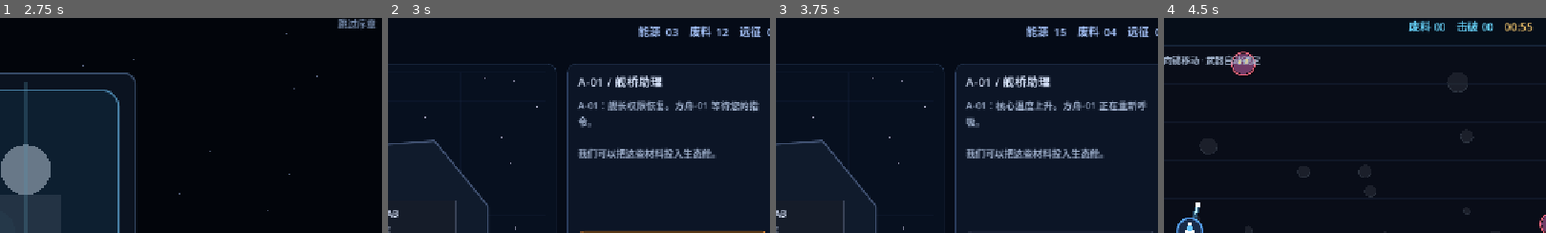
Above: before the commit, frames 1-4 (left to right).
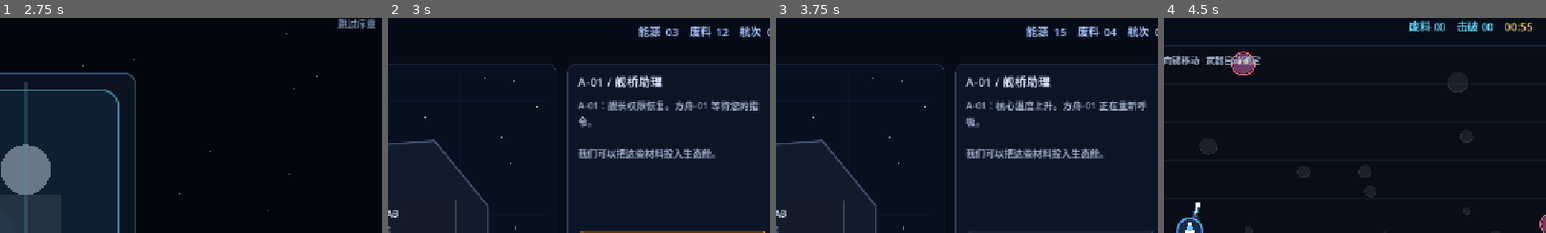
Above: after the commit, the same moments.

Repository: darkBaryon/game
Game: Godot game, scene res://scenes/main.tscn
The game is run twice, just before and just after one commit, with the same random seed, the same clock (stepped at 60 frames per second) and the same inputs.
Inputs:
- Up to frame 1 (2.75 s): click "继续 1 / 4" at 0.5 s; click "继续 2 / 4" at 1.25 s; click "继续 3 / 4" at 2 s
- Up to frame 2 (3 s): click "进入舰桥" at 2.75 s
- Up to frame 3 (3.75 s): click "重启聚变反应堆 · 8 废料" at 3.5 s
- Up to frame 4 (4.5 s): click "登陆废土 · 消耗 2 能源" at 4.25 s
The pictures show only the part of the screen within x 47-97%, y 5-55%; the shares and areas given below are measured in that part.

Frame 1 is identical in both runs. In frame 2, 0.2% of the frame differs, in the area x 92-98%, y 3-9%; in frame 3, 0.2%; in frame 4, nothing differs.

Commit message:
Fix Chinese font rendering

Diff:
--- a/project.godot
+++ b/project.godot
@@ -14,6 +14,7 @@
 
 GameState="*res://scripts/game_state.gd"
 AudioDirector="*res://scripts/audio/audio_director.gd"
+AppTheme="*res://scripts/ui/app_theme.gd"
 
 [display]
 
--- a/scripts/expedition/expedition_view.gd
+++ b/scripts/expedition/expedition_view.gd
@@ -183,7 +183,7 @@
 	var eyebrow := UIFactory.label("A-01 / 异能共振协议", 15, Color("6e9ed9"))
 	eyebrow.horizontal_alignment = HORIZONTAL_ALIGNMENT_CENTER
 	layout.add_child(eyebrow)
-	var title := UIFactory.label("选择一项远征强化", 30, Color("edf5ff"))
+	var title := UIFactory.label("选择一项行动强化", 30, Color("edf5ff"))
 	title.horizontal_alignment = HORIZONTAL_ALIGNMENT_CENTER
 	layout.add_child(title)
 
@@ -201,7 +201,7 @@
 		card.pressed.connect(_select_upgrade.bind(upgrade["id"]))
 		cards.add_child(card)
 
-	var hint := UIFactory.label("强化仅在本次远征中生效", 14, Color("7789a5"))
+	var hint := UIFactory.label("强化仅在本次行动中生效", 14, Color("7789a5"))
 	hint.horizontal_alignment = HORIZONTAL_ALIGNMENT_CENTER
 	layout.add_child(hint)
 	upgrade_overlay.visible = false
--- a/scripts/main.gd
+++ b/scripts/main.gd
@@ -9,7 +9,6 @@
 
 func _ready() -> void:
 	_configure_input()
-	_configure_font()
 	if GameState.intro_seen:
 		show_ship()
 	else:
@@ -70,15 +69,6 @@
 	current_view = null
 
 
-func _configure_font() -> void:
-	var system_font := SystemFont.new()
-	system_font.font_names = PackedStringArray(["PingFang SC", "Hiragino Sans GB", "Helvetica Neue", "Arial"])
-	var theme := Theme.new()
-	theme.default_font = system_font
-	theme.default_font_size = 18
-	get_tree().root.theme = theme
-
-
 func _configure_input() -> void:
 	_add_key_action("move_left", [KEY_A, KEY_LEFT])
 	_add_key_action("move_right", [KEY_D, KEY_RIGHT])
--- a/scripts/ship/ship_view.gd
+++ b/scripts/ship/ship_view.gd
@@ -114,7 +114,7 @@
 
 
 func _refresh() -> void:
-	resource_label.text = "能源  %02d    废料  %02d    远征  %02d" % [GameState.energy, GameState.scrap, GameState.mission_count]
+	resource_label.text = "能源  %02d    废料  %02d    航次  %02d" % [GameState.energy, GameState.scrap, GameState.mission_count]
 	visual.set_ship_state(GameState.reactor_repaired, GameState.habitat_repaired)
 
 	reactor_button.disabled = GameState.reactor_repaired or GameState.scrap < 8
--- /dev/null
+++ b/scripts/ui/app_theme.gd
@@ -0,0 +1,12 @@
+extends Node
+
+const APP_FONT: FontFile = preload("res://assets/fonts/NotoSansSC-GB2312.ttf")
+
+var theme: Theme
+
+
+func _ready() -> void:
+	theme = Theme.new()
+	theme.default_font = APP_FONT
+	theme.default_font_size = 18
+	get_tree().root.theme = theme
Binary file added: assets/fonts/NotoSansSC-GB2312.ttf
Not shown, added: assets/fonts/NotoSansSC-GB2312.ttf.import
Not shown, added: assets/fonts/OFL-1.1.txt
Not shown, added: scripts/ui/app_theme.gd.uid
Not shown, changed: .gitattributes
Not shown, changed: README.md
